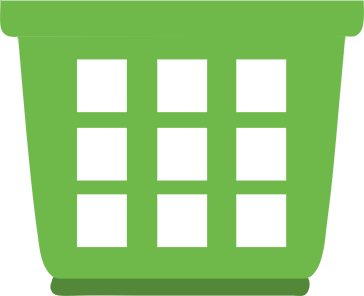
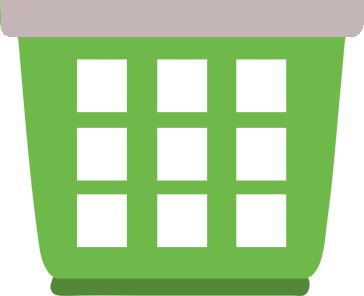
Before/after of a 364x296 layered artwork. What changed in the layer stack:
painted on "Layer 7" over 1, 0, 364, 37
removed layer "Layer 2" over 17, 35, 346, 37
